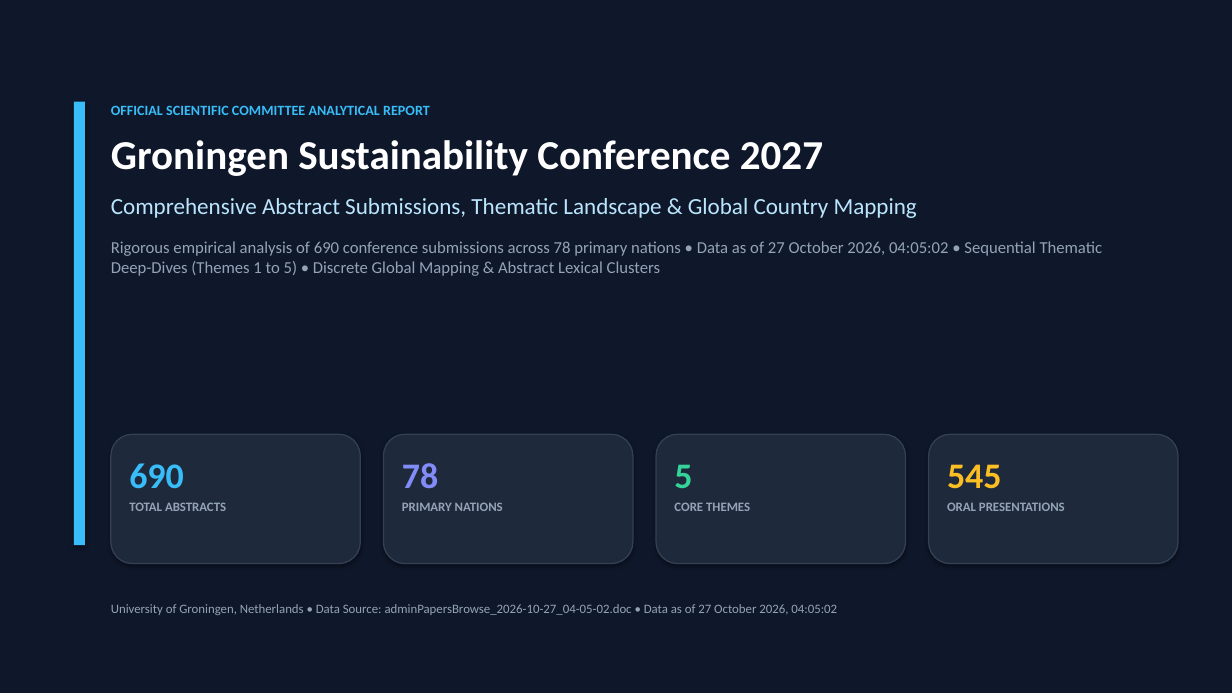
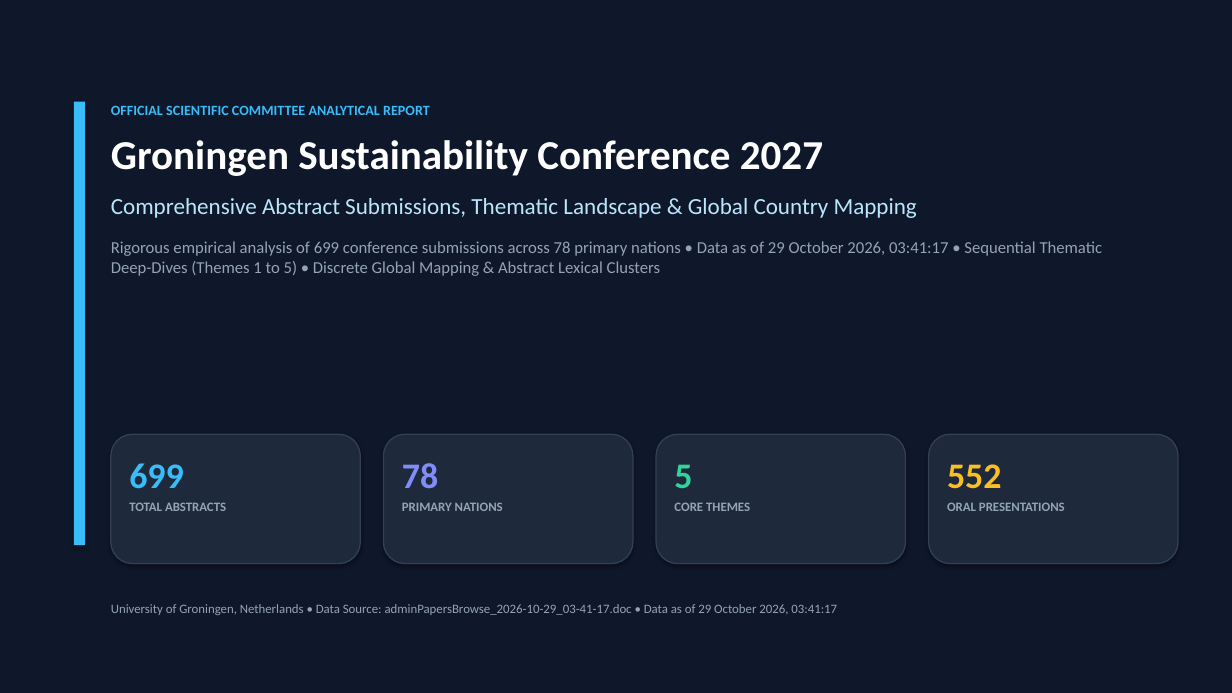
Before and after one commit to ponraj-aru/gsc2027-dashboard, a slide deck: slide 1 of GSC2027_Abstract_Submissions_Analysis_Report.pptx. Drawn at 1232x693 pixels with LibreOffice and Linux fonts; fonts in the diff are those of the drawing. Boxes give left, top, right and bottom in pixels: in the first picture for what was removed or moved away, otherwise in the second. Text is boxed around its words. In the diff, an @@ line names an element or a change of style, - is before the commit and + after.

Commit message:
Update dashboard with latest abstracts from adminPapersBrowse_2026-10-29_03-41-17.doc as of 2026-10-29 08:13:23

```diff
--- a/GSC2027_Abstract_Submissions_Analysis_Report.pptx
+++ b/GSC2027_Abstract_Submissions_Analysis_Report.pptx
@@ text at [111, 241, 1103, 276]: text changed @@
-Rigorous empirical analysis of 690 conference submissions across 78 primary nations • Data as of 27 October 2026, 04:05:02 • Sequential Thematic Deep-Dives (Themes 1 to 5) • Discrete Global Mapping & Abstract Lexical Clusters
+Rigorous empirical analysis of 699 conference submissions across 78 primary nations • Data as of 29 October 2026, 03:41:17 • Sequential Thematic Deep-Dives (Themes 1 to 5) • Discrete Global Mapping & Abstract Lexical Clusters
@@ text at [129, 463, 184, 489]: text changed @@
-690
+699
@@ text at [947, 464, 1002, 489]: text changed @@
-545
+552
@@ text at [111, 604, 837, 615]: text changed @@
-University of Groningen, Netherlands • Data Source: adminPapersBrowse_2026-10-27_04-05-02.doc • Data as of 27 October 2026, 04:05:02
+University of Groningen, Netherlands • Data Source: adminPapersBrowse_2026-10-29_03-41-17.doc • Data as of 29 October 2026, 03:41:17
```
Also in this commit, not shown: 14 other slides changed, 32 other files.
